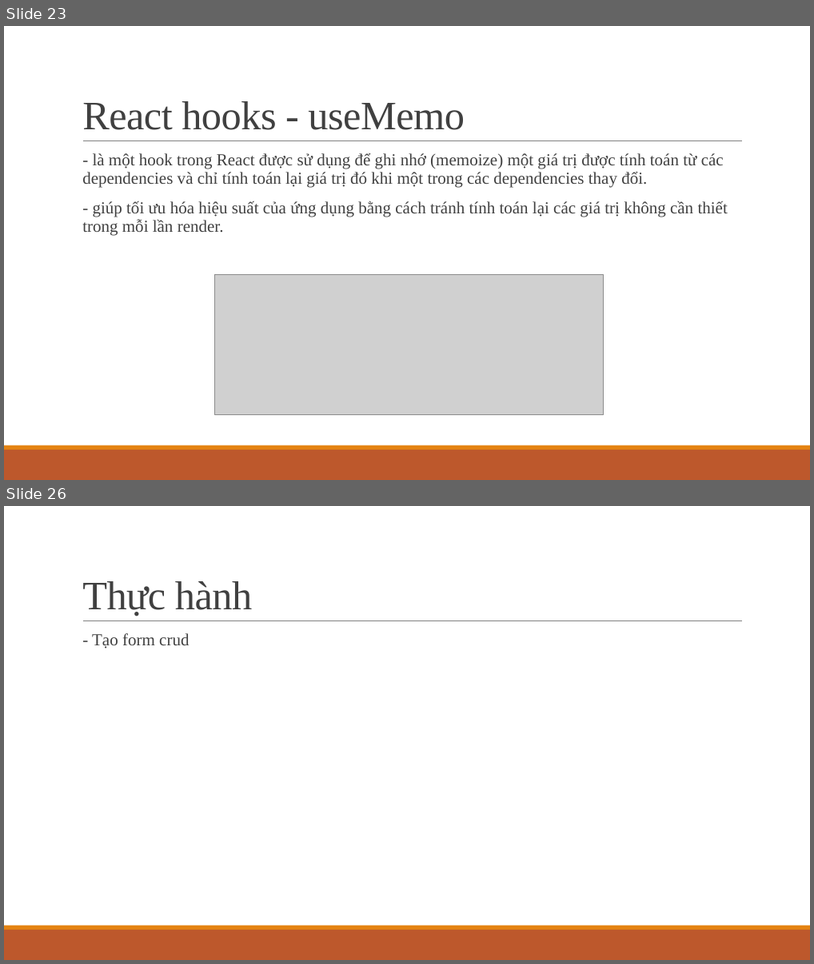
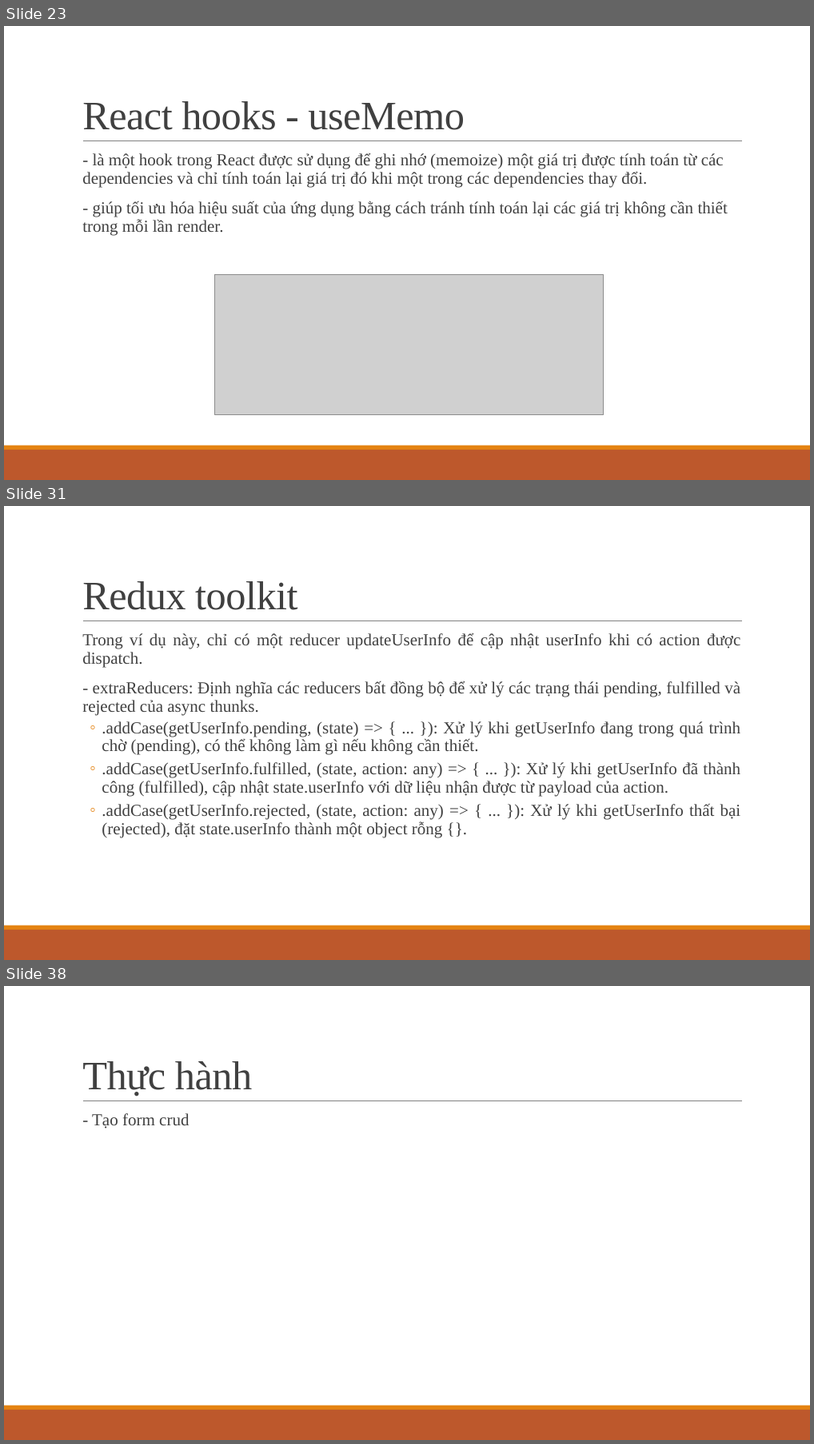
Before and after one commit to ddinhftieens/tranning-react, a slide deck: react_ts.pptx. Shown one above the other, each under a label of ours: slides 23 and 26 before the commit, slides 23, 31 and 38 after it; the slides between them are not shown. The pictures are 814x964 and 814x1444 pixels, drawn with LibreOffice and Linux fonts; fonts in the diff are those of the drawing; grey boxes stand for pictures. Boxes give left, top, right and bottom in pixels: in the first picture for what was removed or moved away, otherwise in the second. Text is boxed around its words. In the diff, an @@ line names an element or a change of style, - is before the commit and + after.

```diff
--- a/react_ts.pptx
+++ b/react_ts.pptx
@@ slide 31 added at box(4, 506, 810, 960), background #FFFFFF; not listed: 3 template elements that a slide beside it also shows @@
@@ title added at box(82, 581, 298, 610), 48 pt, text #404040 @@
+Redux toolkit
@@ text added at box(82, 633, 742, 837), 20 pt, text #404040 @@
+  Trong ví dụ này, chỉ có một reducer updateUserInfo để cập nhật userInfo khi có action được dispatch.
+  - extraReducers: Định nghĩa các reducers bất đồng bộ để xử lý các trạng thái pending, fulfilled và rejected của async thunks.
+  ◦ .addCase(getUserInfo.pending, (state) => { ... }): Xử lý khi getUserInfo đang trong quá trình chờ (pending), có thể không làm gì nếu không cần thiết.
+  ◦ .addCase(getUserInfo.fulfilled, (state, action: any) => { ... }): Xử lý khi getUserInfo đã thành công (fulfilled), cập nhật state.userInfo với dữ liệu nhận được từ payload của action.
+  ◦ .addCase(getUserInfo.rejected, (state, action: any) => { ... }): Xử lý khi getUserInfo thất bại (rejected), đặt state.userInfo thành một object rỗng {}.
@@ what was slide 26 is now slide 38 @@
```
Also in this commit, not shown: 1 slide changed, 12 other slides added, 1 slide removed.
